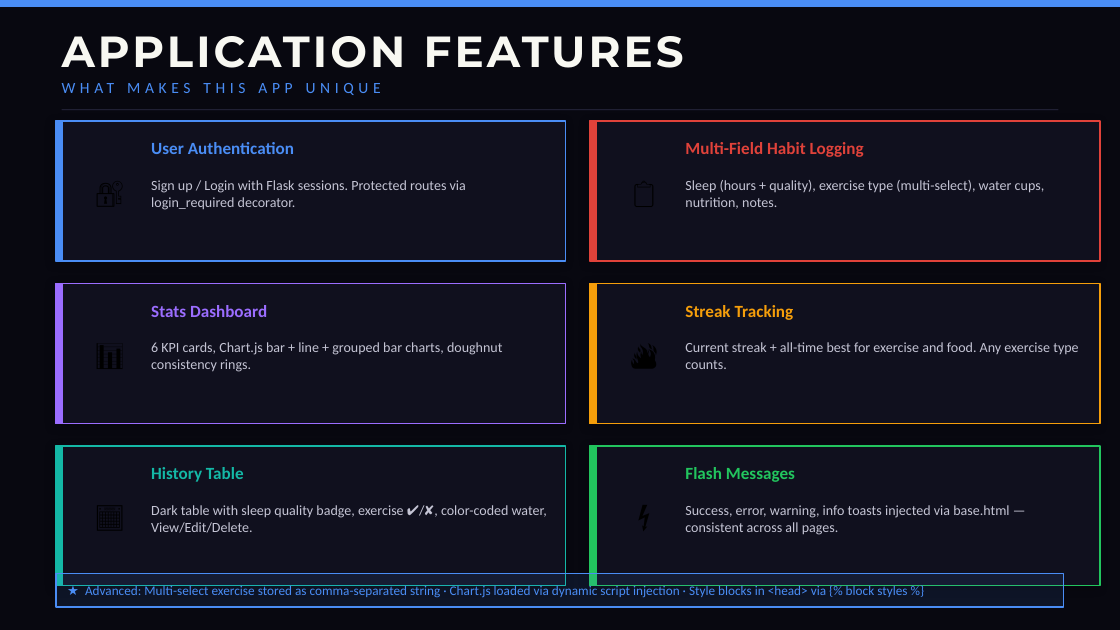
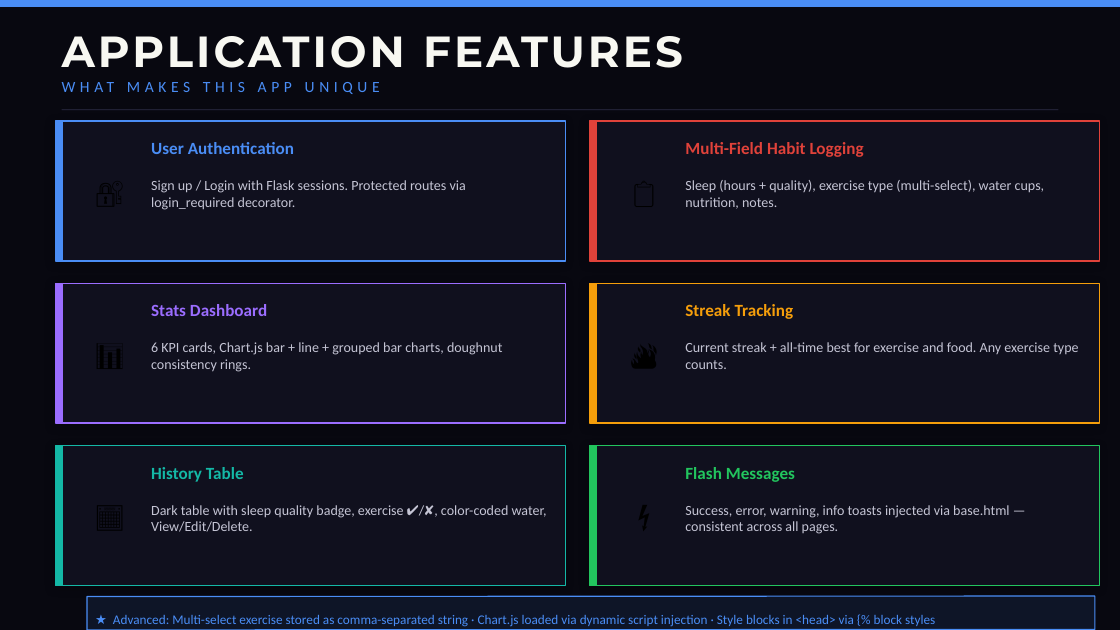
Before and after one commit to QuantisX/Team-1-s-Web-App, a slide deck: slide 3 of HHT_Professional.pptx. Drawn at 1120x630 pixels with LibreOffice and Linux fonts; fonts in the diff are those of the drawing. Boxes give left, top, right and bottom in pixels: in the first picture for what was removed or moved away, otherwise in the second. Text is boxed around its words. In the diff, an @@ line names an element or a change of style, - is before the commit and + after.

```diff
--- a/HHT_Professional.pptx
+++ b/HHT_Professional.pptx
@@ rectangle: place and size @@
-rectangle at [56, 573, 1064, 607]
+rectangle at [87, 596, 1095, 629]
@@ text "★ Advanced: Multi-select exercise stored ...": place and size @@
-text "★ Advanced: Multi-select exercise stored ..." at [85, 584, 907, 598]
+text "★ Advanced: Multi-select exercise stored ..." at [113, 615, 935, 627]
@@ text "★ Advanced: Multi-select exercise stored ..." at [113, 615, 935, 627]: vertical alignment middle to top @@
```
Also in this commit, not shown: 3 other slides changed.
